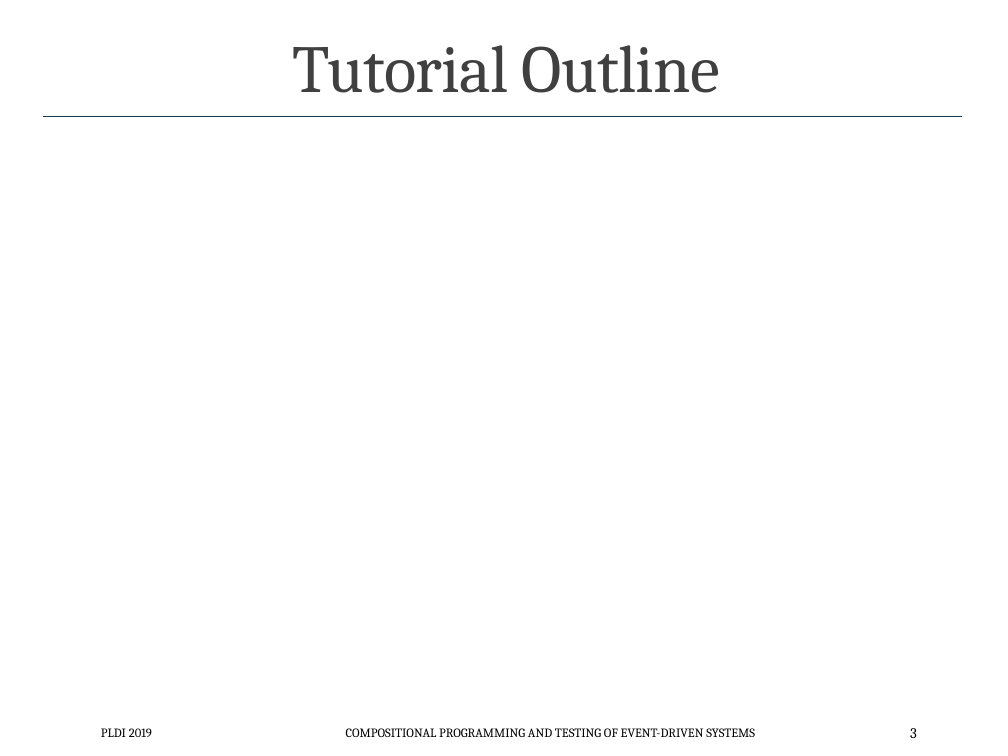
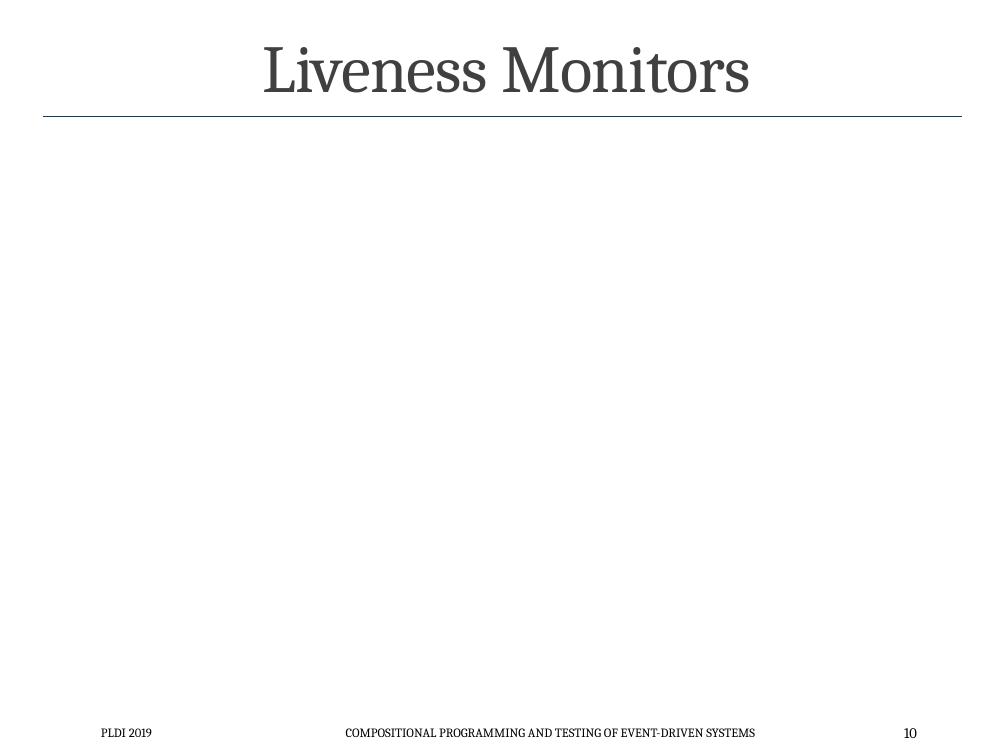
Before and after one commit to p-org/plditutorial, a slide deck: slide 10 of Presentations/2 - PLanguage.pptx (slide 3 before the commit). Drawn at 1008x756 pixels with LibreOffice and Linux fonts; fonts in the diff are those of the drawing. Boxes give left, top, right and bottom in pixels: in the first picture for what was removed or moved away, otherwise in the second. Text is boxed around its words. In the diff, an @@ line names an element or a change of style, - is before the commit and + after.

```diff
--- a/Presentations/2 - PLanguage.pptx
+++ b/Presentations/2 - PLanguage.pptx
@@ title at bbox=[262, 47, 750, 93]: text changed @@
-Tutorial Outline
+Liveness Monitors
@@ page number at bbox=[904, 728, 917, 738]: text changed @@
-3
+10
```
Also in this commit, not shown: 2 other slides changed, 7 slides added, 3 other files.
